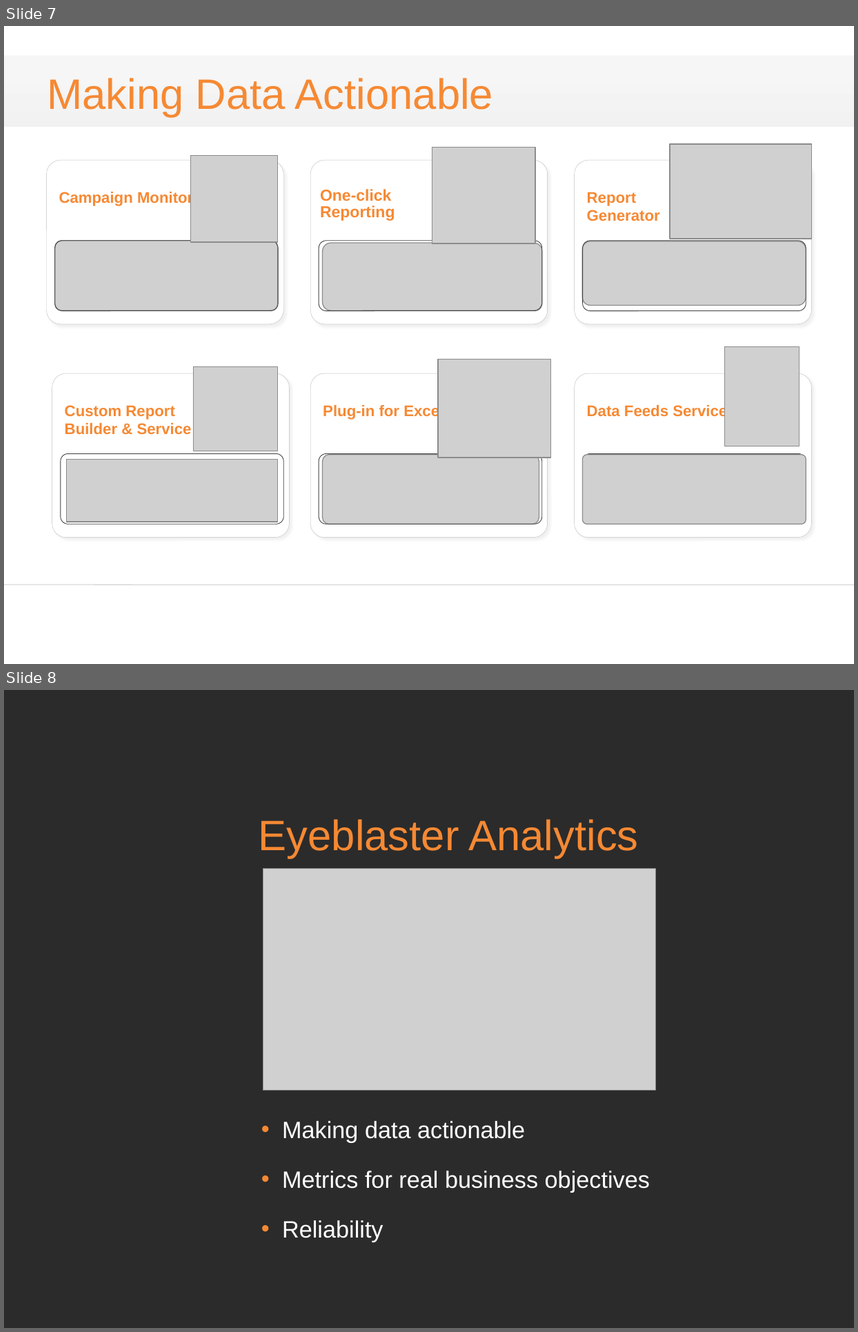
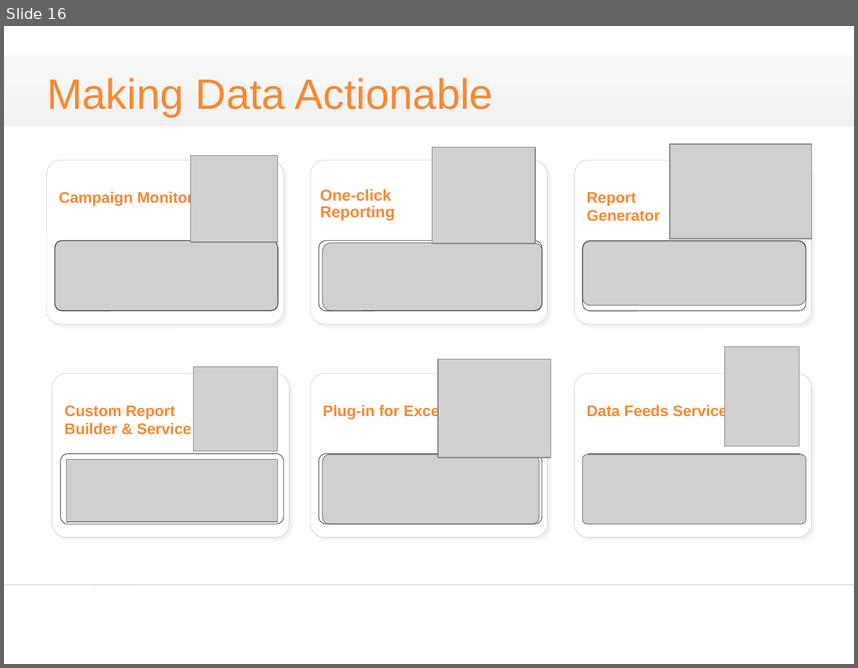
Before and after one commit to alucard263096/BP, a slide deck: bp3.pptx. Shown one above the other, each under a label of ours: slides 7 and 8 before the commit, slide 16 after it. The pictures are 858x1332 and 858x668 pixels, drawn with LibreOffice and Linux fonts; fonts in the diff are those of the drawing; grey boxes stand for pictures; background and template pictures are left out; a plain dark background stands for a picture behind light text. Boxes give left, top, right and bottom in pixels: in the first picture for what was removed or moved away, otherwise in the second. Text is boxed around its words. In the diff, an @@ line names an element or a change of style, - is before the commit and + after.

```diff
--- a/bp3.pptx
+++ b/bp3.pptx
@@ slide 8 removed at bbox=[4, 690, 854, 1328], background picture (left out) @@
@@ title removed at bbox=[259, 819, 638, 858] @@
-Eyeblaster Analytics
@@ picture removed at bbox=[263, 869, 656, 1090] @@
@@ text removed at bbox=[282, 1121, 650, 1241] @@
-• Making data actionable
-• Metrics for real business objectives
-• Reliability
@@ what was slide 7 is now slide 16 @@
```
Also in this commit, not shown: 12 slides changed, 10 slides added, 1 other slide removed.
